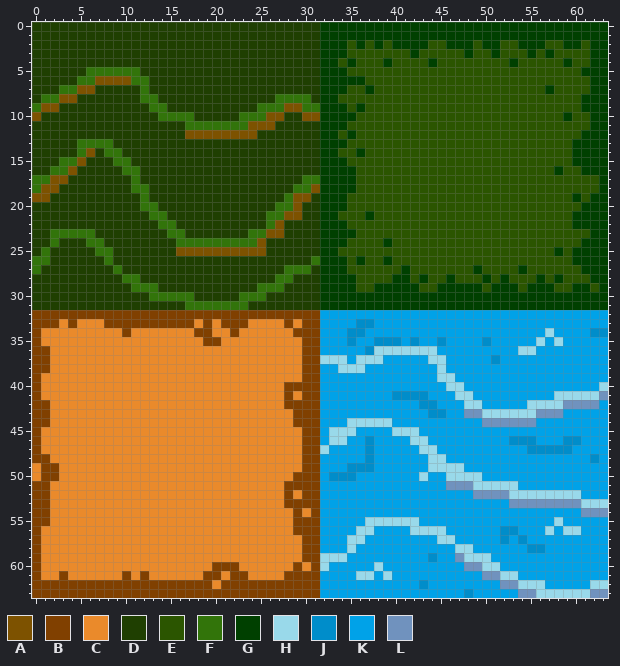
Pixel-art sprite: assets/Ground.png. The picture above was drawn from the file before the commit.
The file is 64x64 pixels.
Palette (. is transparent): A #7d5200  B #804000  C #ea8a2b  D #1f3f01  E #2b5500  F #32740a  G #004000  H #99d9ea  J #008dca  K #00a2e8  L #7092be
Pixels before (only the part around the change), first column x 0:
 0 DDDDDDDDDDDDDDDDDDDDDDDDDDDDDDDDGGGGGGGGGG
 1 DDDDDDDDDDDDDDDDDDDDDDDDDDDDDDDDGGGGGGGGGG
 2 DDDDDDDDDDDDDDDDDDDDDDDDDDDDDDDDGGGEGEGEGG
 3 DDDDDDDDDDDDDDDDDDDDDDDDDDDDDDDDGGGEEEEEEE
 4 DDDDDDDDDDDDDDDDDDDDDDDDDDDDDDDDGGEGEEEGEE
 5 DDDDDDFFFFFFDDDDDDDDDDDDDDDDDDDDGGGEEEEEEE
 6 DDDDDFFAAAAFFDDDDDDDDDDDDDDDDDDDGGGGGEEEEE
 7 DDDFFAADDDDDFDDDDDDDDDDDDDDDDDDDGGGEEGEEEE
 8 DFFAADDDDDDDFFDDDDDDDDDDDDDFFFFDGGEEEEEEEE
 9 FAADDDDDDDDDDFFDDDDDDDDDDFFFAAFFGGGEGEEEEE
10 ADDDDDDDDDDDDDFFFFDDDDDFFFAADDAAGGGGEEEEEE
11 DDDDDDDDDDDDDDDDDFFFFFFFAAADDDDDGGGEEEEEEE
12 DDDDDDDDDDDDDDDDDAAAAAAAADDDDDDDGGEGEEEEEE
13 DDDDDFFFFDDDDDDDDDDDDDDDDDDDDDDDGGGEEEEEEE
14 DDDDDFADFFDDDDDDDDDDDDDDDDDDDDDDGGEEGEEEEE
15 DDDFFADDDFFDDDDDDDDDDDDDDDDDDDDDGGGEEEEEEE
16 DDFFADDDDDFFDDDDDDDDDDDDDDDDDDDDGGGGEEEEEE
17 FFAADDDDDDDFDDDDDDDDDDDDDDDDDDFFGGGGEEEEEE
18 FAADDDDDDDDFFDDDDDDDDDDDDDDDDFFAGGGGEEEEEE
19 AADDDDDDDDDDFDDDDDDDDDDDDDDDFAADGGGEEEEEEE
20 DDDDDDDDDDDDFFDDDDDDDDDDDDDFFADDGGGEEEEEEE
21 DDDDDDDDDDDDDFFDDDDDDDDDDDFFAADDGGEEEGEEEE
22 DDDDDDDDDDDDDDFFDDDDDDDDDDFADDDDGGGEEEEEEE
23 DDFFFFFDDDDDDDDFFDDDDDDDFFAADDDDGGGGEEEEEE
24 DDFDDDFFDDDDDDDDFFFFFFFFFADDDDDDGGGEEEEGEE
25 DFDDDDDFFDDDDDDDAAAAAAAAAADDDDDDGGEEEEEEEE
26 FFDDDDDDFDDDDDDDDDDDDDDDDDDDDDDFGGGEGEEGEE
27 FDDDDDDDDFDDDDDDDDDDDDDDDDDDFFFDGGGEEEEEEG
28 DDDDDDDDDDFFDDDDDDDDDDDDDDDFFDDDGGGGEEEEGG
29 DDDDDDDDDDDFFFDDDDDDDDDDDFFFDDDDGGGGEEGGGG
30 DDDDDDDDDDDDDFFFFFDDDDDFFFDDDDDDGGGGGGGGGG
31 DDDDDDDDDDDDDDDDDFFFFFFFDDDDDDDDGGGGGGGGGG
32 BBBBBBBBBBBBBBBBBBBBBBBBBBBBBBBBKKKKKKKKKK
33 BBBCBCCCBBBBBBBBBBCBCBBBCCCCBCBBKKKKJJKKKK
34 BCCCCCCCCCBCCCCCCCBBCCBCCCCCCBBBKKKJJKKKKK
35 BCCCCCCCCCCCCCCCCCCBBCCCCCCCCCBBKKKJKKJJJK
36 BBCCCCCCCCCCCCCCCCCCCCCCCCCCCCBBKKKKKJHHHH
37 BBCCCCCCCCCCCCCCCCCCCCCCCCCCCCBBHHHKHHHKKK
38 BBCCCCCCCCCCCCCCCCCCCCCCCCCCCCBBKKHHHKKKKK
39 BCCCCCCCCCCCCCCCCCCCCCCCCCCCCCBBKKKKKKKKKK
40 BCCCCCCCCCCCCCCCCCCCCCCCCCCCBBBBKKKKKKKKKK
41 BCCCCCCCCCCCCCCCCCCCCCCCCCCCBCBBKKKKKKKKJJ
42 BBCCCCCCCCCCCCCCCCCCCCCCCCCCBBBBKKKKKKKKKK
43 BBCCCCCCCCCCCCCCCCCCCCCCCCCCCBBBKKKKKKKKKK
44 BBCCCCCCCCCCCCCCCCCCCCCCCCCCCBBBKKKHHHHHKK
New version:
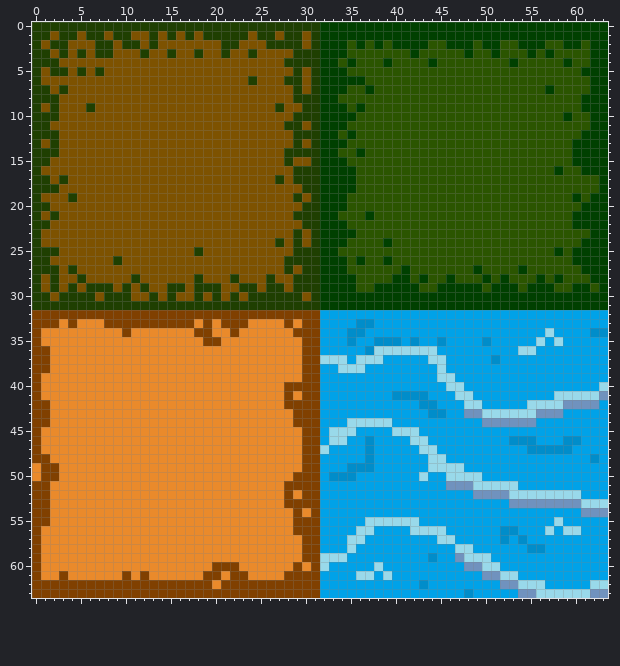
Change:
The edit turns colour D into colour A in row 1 at x 2, 5, 8, 11 to 12, 14, 16, 18, 24, 27 and 30; in row 2 at x 1, 4 to 6, 9, 12, 14 to 20, 23 to 25 and 30; in row 3 at x 2, 4, 6, 9 to 11, 13 to 14, 16 to 17, 19 to 20, 22 to 23 and 25 to 28; in row 4 at x 3 to 27; in row 5 at x 1, 4, 12 to 28 and 30; in row 6 at x 1 to 4, 13 to 23, 25 to 27 and 30.
The edit turns colour D into colour A in row 7 at x 2, 7 to 11, 13 to 28 and 30; in row 8 at x 5 to 11 and 14 to 26; in row 9 at x 3 to 5, 7 to 12 and 15 to 24; in row 10 at x 3 to 13, 18 to 22 and 28; in row 11 at x 2 to 16, 27 and 30; in row 12 at x 3 to 16 and 25 to 28.
The edit turns colour D into colour A in row 13 at x 1, 3 to 4, 9 to 28 and 30; in row 14 at x 3 to 4, 7 and 10 to 27; in row 15 at x 2, 6 to 8, 11 to 27 and 29 to 30; in row 16 at x 1, 5 to 9 and 12 to 28; in row 17 at x 4 to 10, 12 to 26 and 28; in row 18 at x 3 to 10 and 13 to 28.
The edit turns colour D into colour A in row 19 at x 2 to 3, 5 to 11 and 13 to 27; in row 20 at x 2 to 11 and 14 to 26; in row 21 at x 1, 3 to 12 and 15 to 25; in row 22 at x 2 to 13, 16 to 25 and 28 to 29; in row 23 at x 1, 7 to 14, 17 to 23, 28 and 30; in row 24 at x 1, 3 to 5, 8 to 15, 26, 28 and 30.
The edit turns colour D into colour A in row 25 at x 3 to 6, 9 to 15 and 26 to 28; in row 26 at x 2 to 7 and 10 to 27; in row 27 at x 3, 5 to 8 and 10 to 27; in row 28 at x 1, 3 to 4, 6 to 9, 12 to 17, 19 to 21 and 23 to 25; in row 29 at x 1, 3, 5, 9, 14, 17, 21 to 22 and 28; in row 30 at x 2, 7, 11 to 12, 19, 21 and 30.
The edit turns colour F into colour A in row 5 at x 6 and 8 to 11; in row 6 at x 5 to 6 and 11 to 12; in row 7 at x 4 and 12; in row 8 at x 12 to 13 and 27 to 28; in row 9 at x 13 to 14 and 25 to 26; in row 10 at x 14 to 17 and 23 to 25.
The edit turns colour F into colour A in row 11 at x 17 to 23; in row 13 at x 5 to 8; in row 14 at x 5 and 8 to 9; in row 15 at x 3 to 4 and 9 to 10; in row 16 at x 2 to 3 and 10 to 11; in row 17 at x 11.
The edit turns colour F into colour A in row 18 at x 11 to 12 and 29; in row 19 at x 12 and 28; in row 20 at x 12 to 13 and 27 to 28; in row 21 at x 13 to 14 and 26 to 27; in row 22 at x 14 to 15 and 26; in row 23 at x 2 to 6, 15 to 16 and 24 to 25.
The edit turns colour F into colour A in row 24 at x 2, 6 to 7 and 16 to 24; in row 25 at x 7 to 8; in row 26 at x 8; in row 27 at x 9 and 29; in row 28 at x 10 and 27 to 28; in row 29 at x 11, 13 and 25.
The edit turns colour F into colour A in row 30 at x 14, 16 to 17 and 23.
The edit turns colour A into colour D in row 9 at x 2; in row 10 at x 0 and 30 to 31; in row 17 at x 3; in row 18 at x 1 to 2 and 31; in row 19 at x 0 and 29; in row 21 at x 29.
The edit turns colour A into colour D in row 25 at x 18.
The edit turns colour F into colour D in row 5 at x 7; in row 7 at x 3; in row 8 at x 1 to 2 and 29 to 30; in row 9 at x 0, 27 and 30 to 31; in row 17 at x 0 to 1 and 30 to 31; in row 18 at x 0 and 30.
The edit turns colour F into colour D in row 25 at x 1; in row 26 at x 0 to 1 and 31; in row 27 at x 0, 28 and 30; in row 28 at x 11; in row 29 at x 12 and 26 to 27; in row 30 at x 13, 15 and 24 to 25.
The edit turns colour F into colour D in row 31 at x 17 to 23.
Boxes around the changes in both pictures, in picture pixels (x1, y1, x2, y2):
changed: (32, 31, 320, 310)
